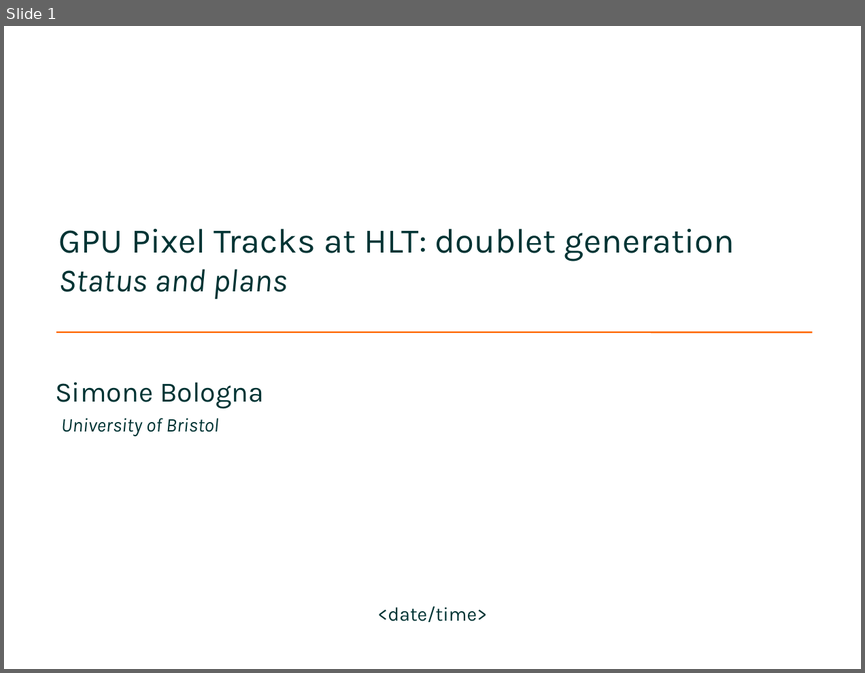
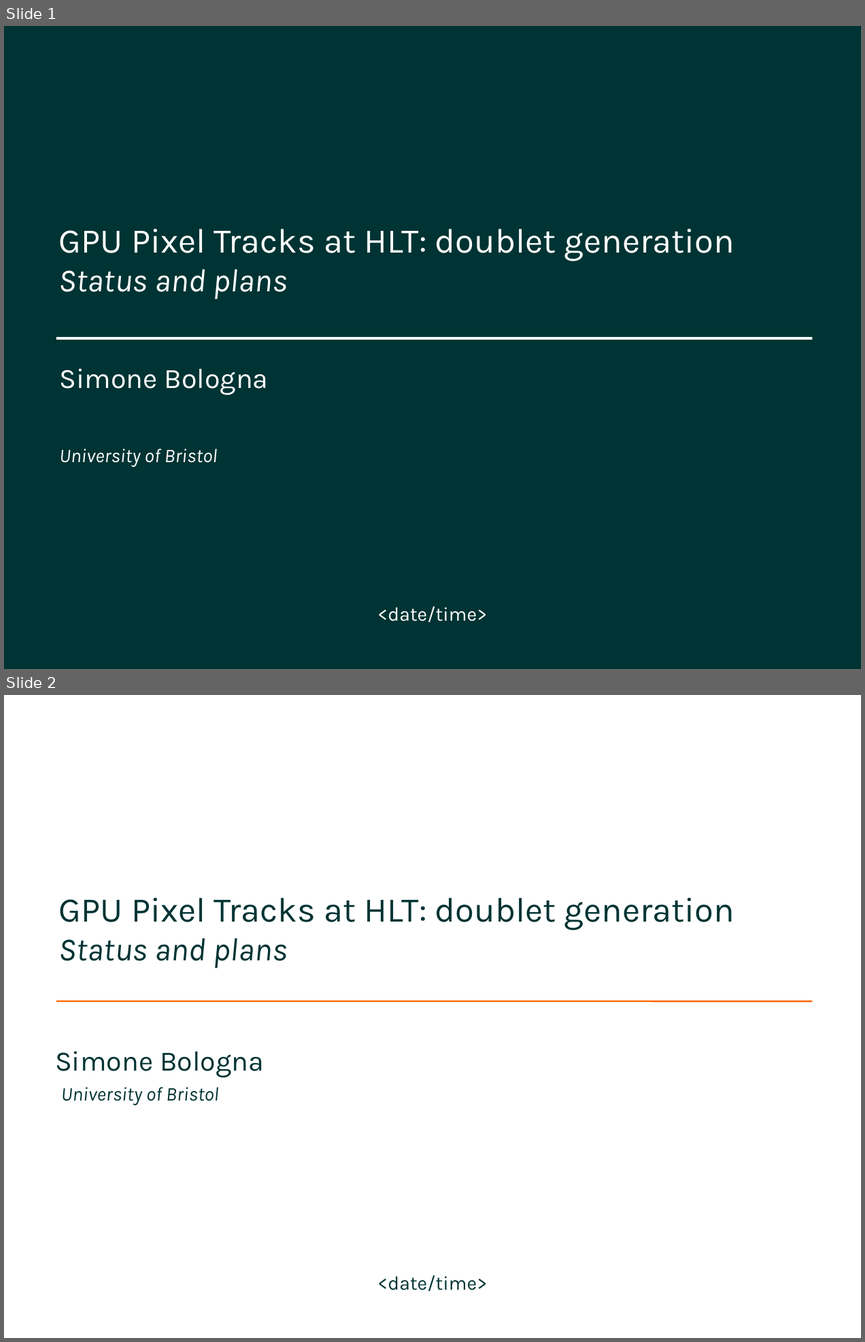
Before and after one commit to simonecid/MetropolisODP, a slide deck: Demo.odp. Shown one above the other, each under a label of ours: slide 1 before the commit, slides 1 and 2 after it. The pictures are 865x673 and 865x1342 pixels, drawn with LibreOffice and Linux fonts; fonts in the diff are those of the drawing; background and template pictures are left out. Boxes give left, top, right and bottom in pixels: in the first picture for what was removed or moved away, otherwise in the second. Text is boxed around its words. In the diff, an @@ line names an element or a change of style, - is before the commit and + after.

Commit message:
Updated with dark background slides. Added orange line in footer.

```diff
--- a/Demo.odp
+++ b/Demo.odp
@@ slide 1 added at <box>4,26,861,669</box>, background #003333 @@
@@ title added at <box>59,229,734,299</box>, 32 pt, text #FFFFFF @@
+GPU Pixel Tracks at HLT: doublet generation
+Status and plans
@@ line added from (56, 339) to (813, 339), #FFFFFF 2.3 pt @@
@@ text added at <box>59,368,268,395</box>, 26 pt, text #FFFFFF @@
+Simone Bologna
@@ text added at <box>59,448,218,467</box>, 18 pt, text #FFFFFF, italic @@
+University of Bristol
@@ text added at <box>377,606,487,622</box>, 18 pt, text #FFFFFF @@
+<date/time>
@@ what was slide 1 is now slide 2 @@
```
Also in this commit, not shown: 3 slides changed, 1 other slide added, 2 other files.
